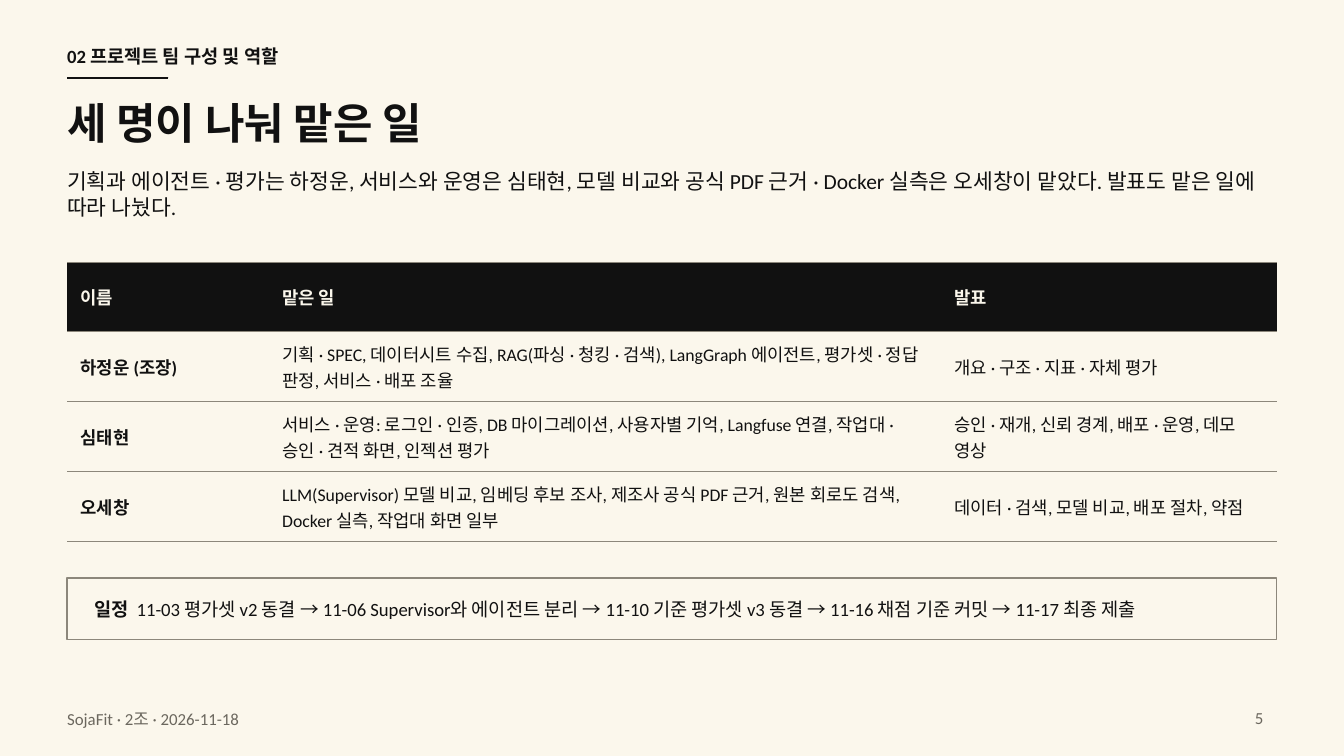
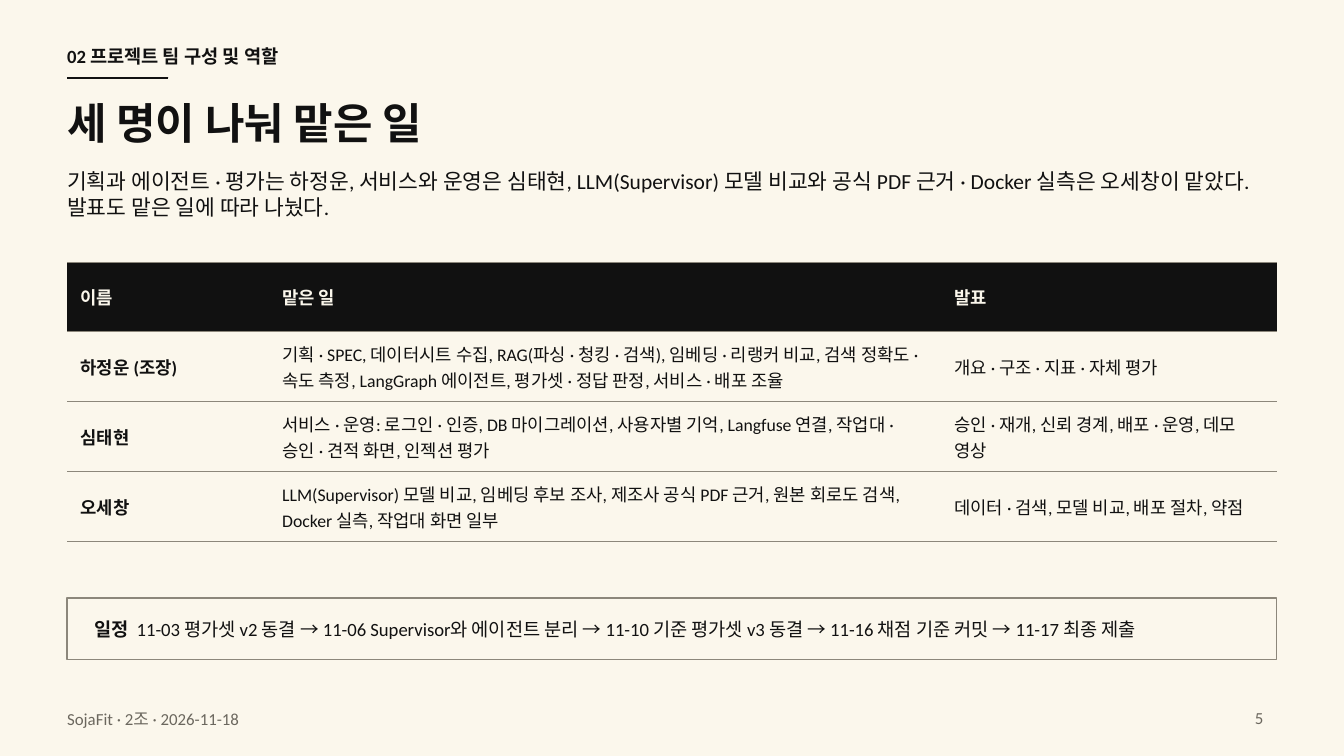
Before and after one commit to HJU5022/SojaFit, a slide deck: slide 5 of docs/deliverables/presentation/sojafit-final-2026-11-18.pptx. Drawn at 1344x756 pixels with LibreOffice and Linux fonts; fonts in the diff are those of the drawing. Boxes give left, top, right and bottom in pixels: in the first picture for what was removed or moved away, otherwise in the second. Text is boxed around its words. In the diff, an @@ line names an element or a change of style, - is before the commit and + after.

Commit message:
docs: 발표 자료 5장 팀 역할을 README 7절과 맞춘다(하정운에 임베딩 · 리랭커 비교와 검색 정확도 · 속도 측정)

```diff
--- a/docs/deliverables/presentation/sojafit-final-2026-11-18.pptx
+++ b/docs/deliverables/presentation/sojafit-final-2026-11-18.pptx
@@ text at (x1=67, y1=171, x2=1250, y2=217): text changed @@
-기획과 에이전트 · 평가는 하정운, 서비스와 운영은 심태현, 모델 비교와 공식 PDF 근거 · Docker 실측은 오세창이 맡았다. 발표도 맡은 일에 따라 나눴다.
+기획과 에이전트 · 평가는 하정운, 서비스와 운영은 심태현, LLM(Supervisor) 모델 비교와 공식 PDF 근거 · Docker 실측은 오세창이 맡았다. 발표도 맡은 일에 따라 나눴다.
@@ table at (x1=67, y1=262, x2=1277, y2=533) @@
-row 2, column 2: 기획 · SPEC, 데이터시트 수집, RAG(파싱 · 청킹 · 검색), LangGraph 에이전트, 평가셋 · 정답 판정, 서비스 · 배포 조율
+row 2, column 2: 기획 · SPEC, 데이터시트 수집, RAG(파싱 · 청킹 · 검색), 임베딩 · 리랭커 비교, 검색 정확도 · 속도 측정, LangGraph 에이전트, 평가셋 · 정답 판정, 서비스 · 배포 조율
@@ rectangle moved from (x1=67, y1=578, x2=1277, y2=640) to (x1=67, y1=598, x2=1277, y2=660) @@
@@ text "일정 11-03 평가셋 v2 동결 ..." moved from (x1=94, y1=600, x2=1136, y2=619) to (x1=94, y1=620, x2=1136, y2=639) @@
```
Also in this commit, not shown: 1 other file.
